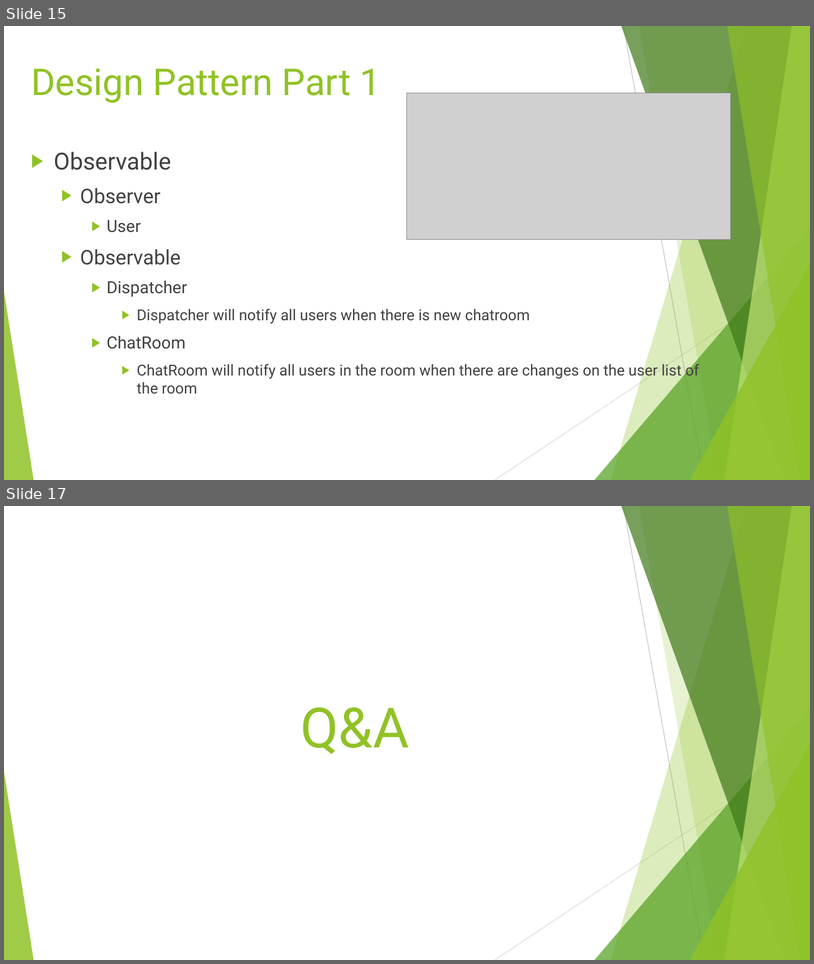
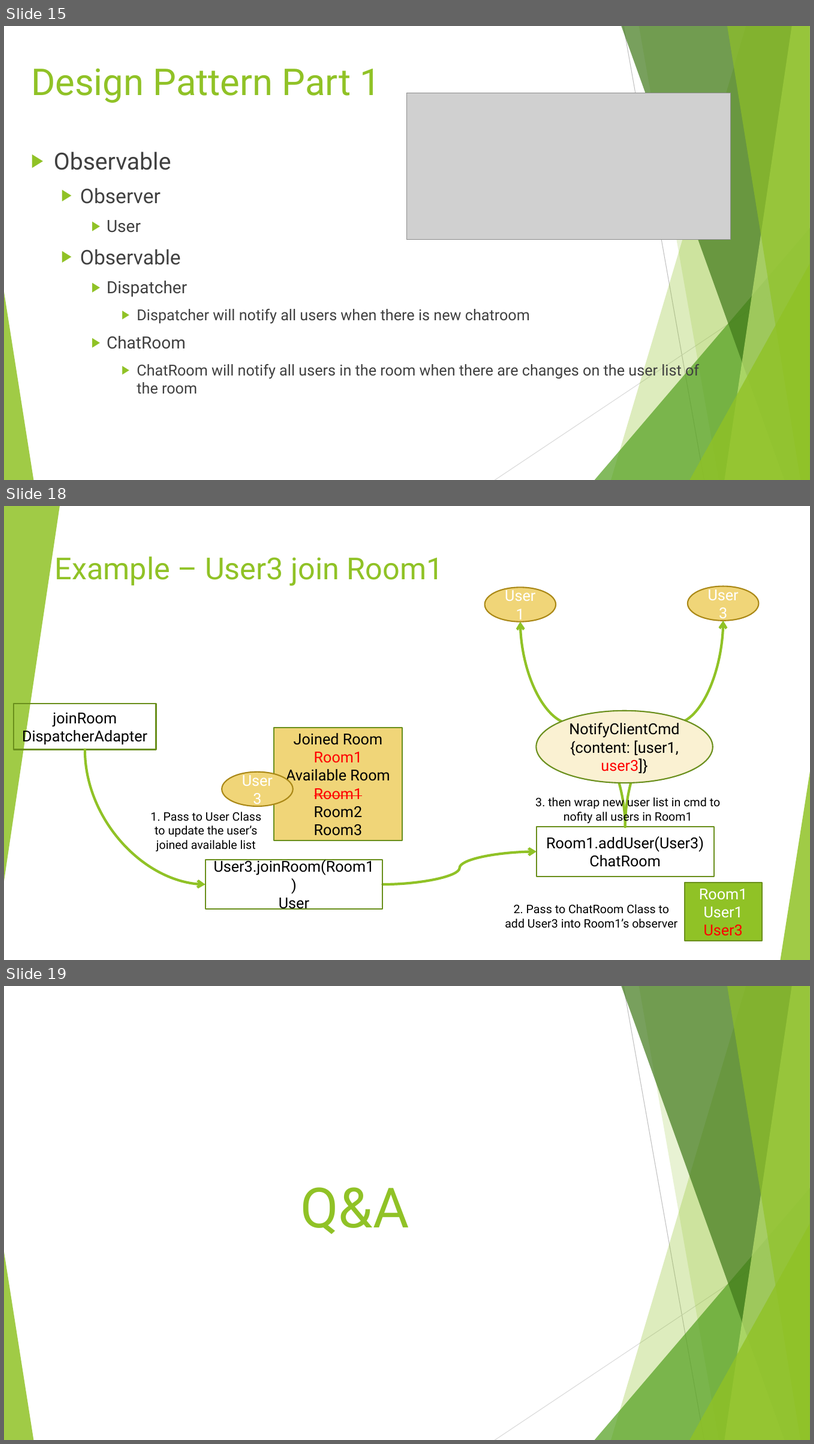
Before and after one commit to pourplusquoi/chatapp, a slide deck: src/main/resources/ChatApp API.pptx. Shown one above the other, each under a label of ours: slides 15 and 17 before the commit, slides 15, 18 and 19 after it; the slides between them are not shown. The pictures are 814x964 and 814x1444 pixels, drawn with LibreOffice and Linux fonts; fonts in the diff are those of the drawing; grey boxes stand for pictures. Boxes give left, top, right and bottom in pixels: in the first picture for what was removed or moved away, otherwise in the second. Text is boxed around its words. In the diff, an @@ line names an element or a change of style, - is before the commit and + after.

```diff
--- a/src/main/resources/ChatApp API.pptx
+++ b/src/main/resources/ChatApp API.pptx
@@ slide 18 added at <box>4,506,810,960</box>, background #FFFFFF; not listed: 10 template elements that a slide beside it also shows @@
@@ rectangle added at <box>4,506,810,960</box>, fill #FFFFFF @@
@@ triangle added at <box>4,506,60,881</box>, fill #90C226 at 85% opacity @@
@@ title added at <box>55,556,444,586</box>, 36 pt, text #90C226 @@
+Example – User3 join Room1
@@ ellipse added at <box>485,587,557,622</box>, fill #F0D578, outline #AA8916 1.5 pt, 18 pt, text #FFFFFF @@
+User1
@@ ellipse added at <box>688,586,759,621</box>, fill #F0D578, outline #AA8916 1.5 pt, 18 pt, text #FFFFFF @@
+User3
@@ curved arrow added from (626, 826) to (521, 622), #90C226 3 pt @@
@@ curved arrow added from (626, 826) to (724, 621), #90C226 3 pt @@
@@ rectangle added at <box>14,703,156,749</box>, outline #6B901C 1.5 pt, 18 pt, text #000000 @@
+joinRoom
+DispatcherAdapter
@@ ellipse added at <box>536,711,713,783</box>, fill #FAF1D2, outline #6B901C 1.5 pt, 18 pt, text #000000 @@
+NotifyClientCmd
+{content: [user1, user3]}
@@ rectangle added at <box>275,727,402,841</box>, fill #F0D578, outline #6B901C 1.5 pt, 18 pt, text #000000 @@
+Joined Room
+Room1
+Available Room
+Room1
+Room2
+Room3
@@ curved arrow added from (85, 749) to (206, 884), #90C226 3 pt @@
@@ ellipse added at <box>222,772,293,806</box>, fill #F0D578, outline #AA8916 1.5 pt, 18 pt, text #FFFFFF @@
+User3
@@ triangle added at <box>781,772,810,960</box>, fill #90C226 at 85% opacity @@
@@ text added at <box>150,811,262,851</box>, 14 pt, text #000000 @@
+1. Pass to User Class to update the user’s joined available list
@@ text added at <box>536,795,720,824</box>, 14 pt, text #000000 @@
+3. then wrap new user list in cmd to nofity all users in Room1
@@ rectangle added at <box>537,826,715,876</box>, outline #6B901C 1.5 pt, 18 pt, text #000000 @@
+Room1.addUser(User3)
+ChatRoom
@@ rectangle added at <box>206,859,383,909</box>, outline #6B901C 1.5 pt, 18 pt, text #000000 @@
+User3.joinRoom(Room1)
+User
@@ curved arrow added from (383, 884) to (537, 852), #90C226 3 pt @@
@@ rectangle added at <box>685,882,762,940</box>, fill #90C226, outline #6B901C 1.5 pt, 18 pt, text #FFFFFF @@
+Room1
+User1
+User3
@@ text added at <box>505,904,678,928</box>, 14 pt, text #000000 @@
+2. Pass to ChatRoom Class to add User3 into Room1’s observer
@@ what was slide 17 is now slide 19 @@
```
Also in this commit, not shown: 4 slides changed, 1 other slide added.
